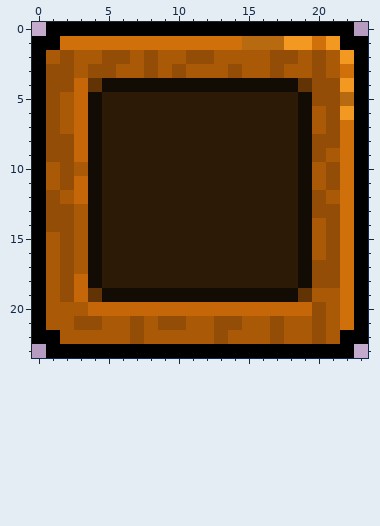
Pixel-art sprite -- Assets/All_Elements/Map_Elements/inventoryBox.png. That is the earlier state.
The file is 24x24 pixels. Colours within 5 levels of each other are drawn and written as one.
And afterwards:
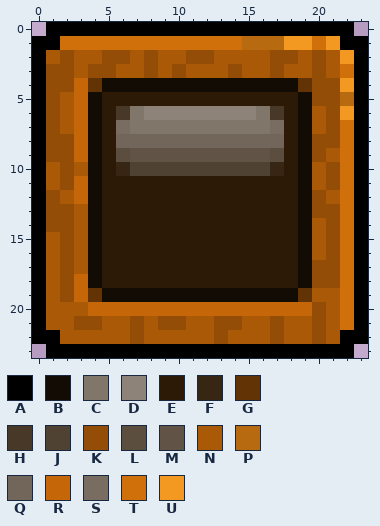
Palette (. is transparent): A #000000  B #130c04  C #80766a  D #8d8379  E #2c1a07  F #372614  G #613305  H #473827  J #504232  K #934d07  L #5c4e3f  M #615345  N #aa5907  P #b86a10  Q #726559  R #c56708  S #786d60  T #d0700b  U #f39820
From old to new:
@@ x 4..19 @@
  5 BEEEEEEEEEEEEEEB
- 6 BEEEEEEEEEEEEEEB
- 7 BEEEEEEEEEEEEEEB
- 8 BEEEEEEEEEEEEEEB
- 9 BEEEEEEEEEEEEEEB
-10 BEEEEEEEEEEEEEEB
+ 6 BEHCDDDDDDDDCHEB
+ 7 BESCCCCCCCCCCSEB
+ 8 BEQQQQQQQQQQQQEB
+ 9 BELMMMMMMMMMMLEB
+10 BEFJJJJJJJJJJFEB
 11 BEEEEEEEEEEEEEEB
Pixel boxes of the changes (left, top, right, bottom) in both pictures:
changed: (116, 106, 284, 176)
